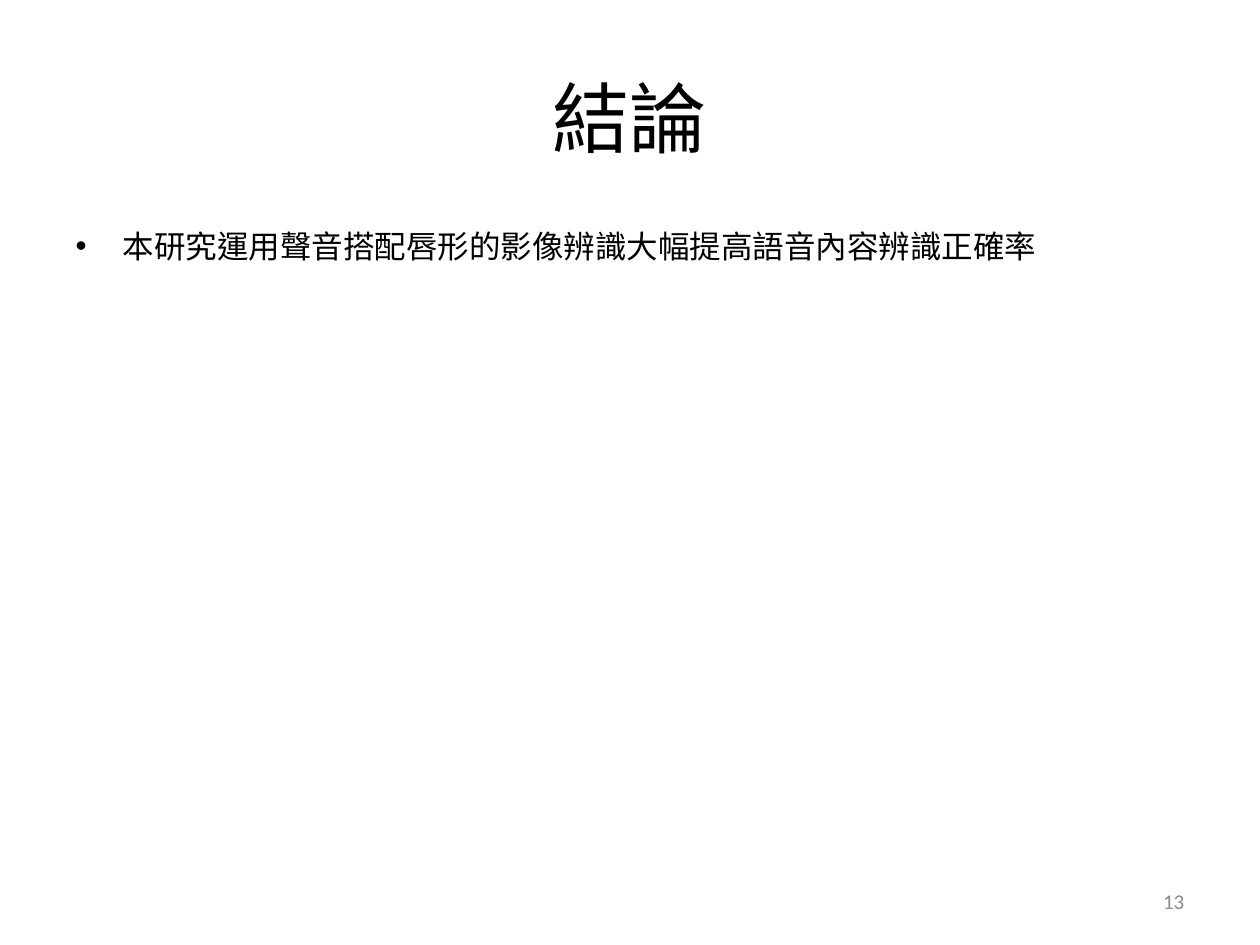
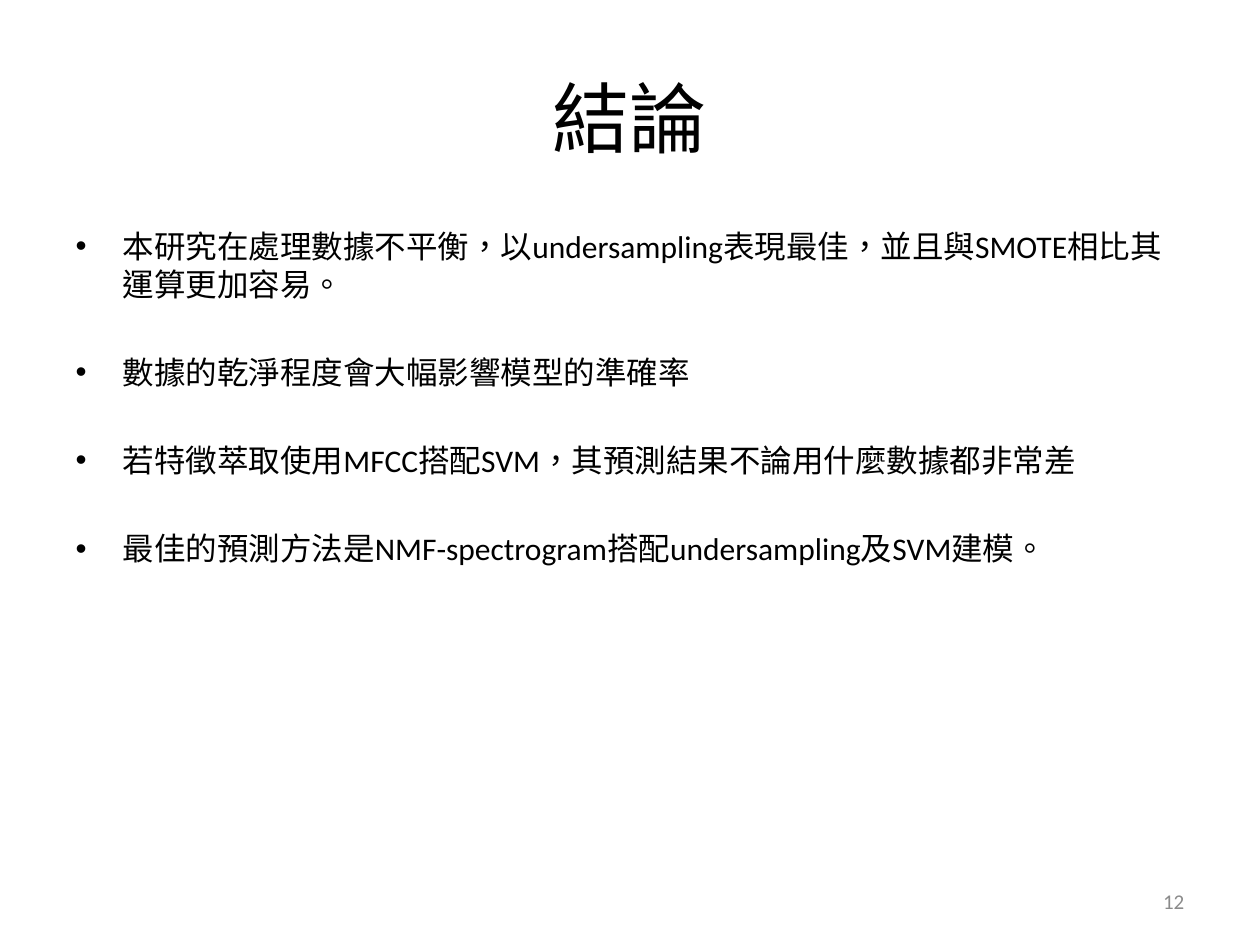
Before and after one commit to jasonfghx/lilicoco, a slide deck: slide 12 of 大學生/6哥FINAL1006.pptx (slide 13 before the commit). Drawn at 1260x945 pixels with LibreOffice and Linux fonts; fonts in the diff are those of the drawing. Boxes give left, top, right and bottom in pixels: in the first picture for what was removed or moved away, otherwise in the second. Text is boxed around its words. In the diff, an @@ line names an element or a change of style, - is before the commit and + after.

```diff
--- a/大學生/6哥FINAL1006.pptx
+++ b/大學生/6哥FINAL1006.pptx
@@ text at (x1=123, y1=231, x2=1162, y2=566): text changed @@
-• 本研究運用聲音搭配唇形的影像辨識大幅提高語音內容辨識正確率
+• 本研究在處理數據不平衡，以undersampling表現最佳，並且與SMOTE相比其運算更加容易。
+• 數據的乾淨程度會大幅影響模型的準確率
+• 若特徵萃取使用MFCC搭配SVM，其預測結果不論用什麼數據都非常差
+• 最佳的預測方法是NMF-spectrogram搭配undersampling及SVM建模。
@@ page number at (x1=1163, y1=895, x2=1184, y2=909): text changed @@
-13
+12
```
Also in this commit, not shown: 1 other slide changed, 3 slides added, 4 slides removed.
